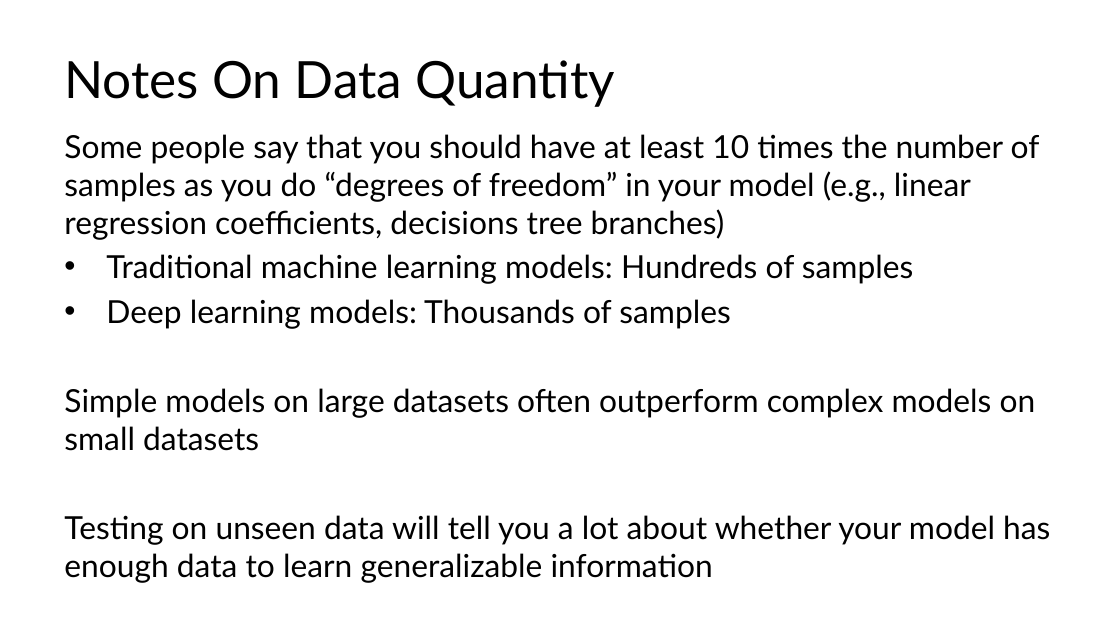
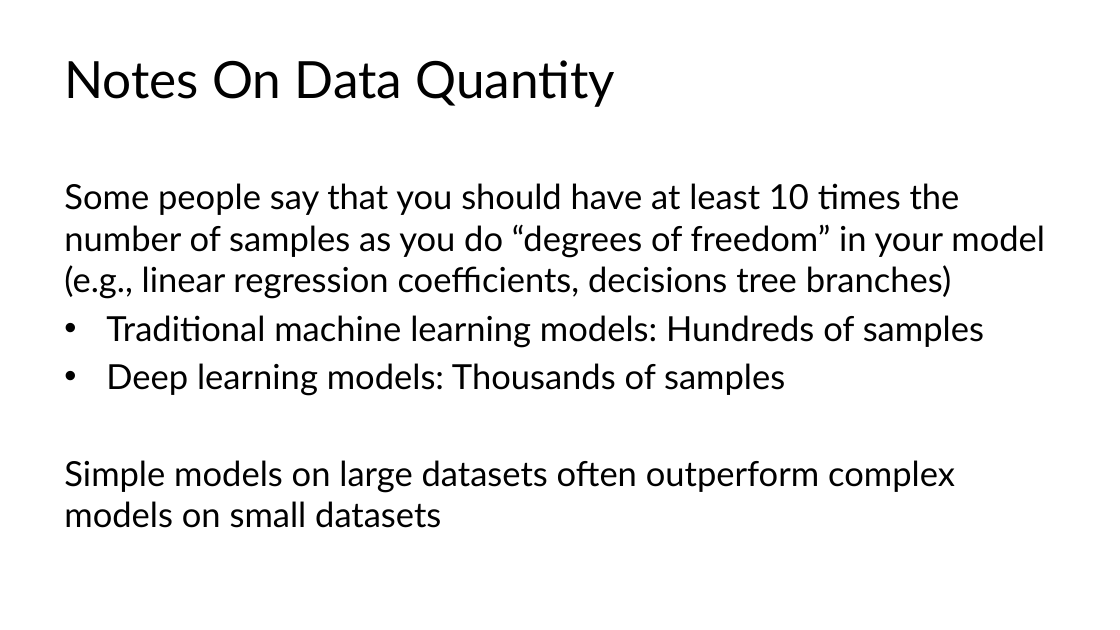
Before and after one commit to C4M-UofT/C4M-UofT.github.io, a slide deck: slide 68 of lectures/module3/3-1_ml_workflow/MachineLearning_tutorial.pptx (slide 62 before the commit). Drawn at 1120x630 pixels with LibreOffice and Linux fonts; fonts in the diff are those of the drawing. Boxes give left, top, right and bottom in pixels: in the first picture for what was removed or moved away, otherwise in the second. Text is boxed around its words. In the diff, an @@ line names an element or a change of style, - is before the commit and + after.

```diff
--- a/lectures/module3/3-1_ml_workflow/MachineLearning_tutorial.pptx
+++ b/lectures/module3/3-1_ml_workflow/MachineLearning_tutorial.pptx
@@ text "Some people say that you ..." at (64, 183, 1045, 528): size 27.2 to 29.6 pt @@
@@ text at (64, 515, 1050, 583): paragraph removed @@
-Testing on unseen data will tell you a lot about whether your model has enough data to learn generalizable information
```
Also in this commit, not shown: 26 other slides changed, 6 slides added, 1 other file.
